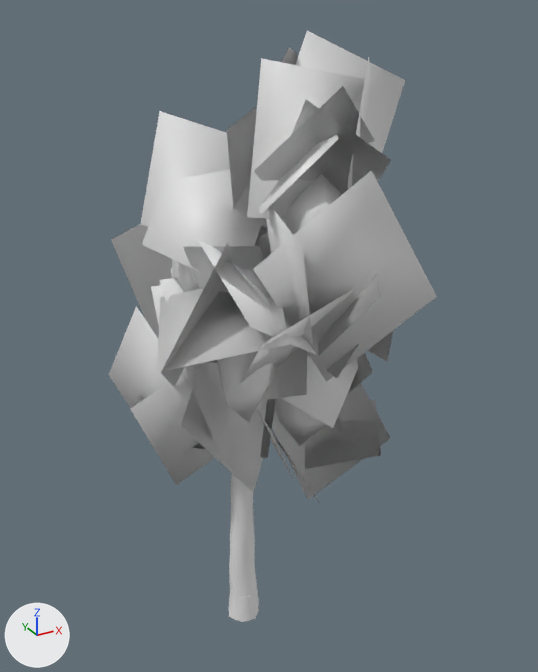
The glTF model models/variants/birch_v3.glb as it was, and as the next commit left it.
Before and after are seen from a camera (50 mm lens) standing at (-3.6, -7.29, 7.79) and looking at (0.44, 0.06, 4.12). Arrows for +X, +Y and +Z are at lower left; the lights stay in place. The first picture is the older version. Where no turn or scale is listed for an object, it has been applied to the vertices. Vertices at exactly the same position are counted once.

Names of what the first picture shows: 'Body_Canopy0', 'Body_Canopy1', 'Body_Canopy2', 'Body_Canopy4', 'Body_Canopy5', 'Body_Canopy6', 'Body_Trunk' and 1 more.
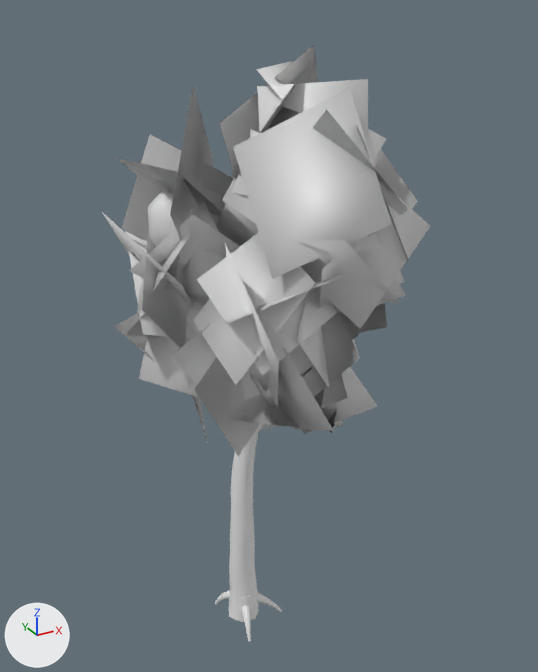
What differs and where, as boxes (x1, y1, x2, y2) in the pictures (538 x 672 px):
'Body_Canopy0.001', added
    after: (172, 89, 408, 456)
'Body_Canopy2', reshaped, moved, turned
    before: (157, 239, 355, 493)
    after: (102, 87, 240, 443)
'Body_Canopy5', deleted
    before: (253, 86, 437, 382)
'Body_Canopy1', reshaped, moved, turned
    before: (109, 268, 276, 485)
    after: (216, 45, 430, 434)
'Body_Canopy4', deleted
    before: (111, 111, 268, 363)
'Body_Canopy6', deleted
    before: (227, 31, 405, 259)
'Body_Canopy0', deleted
    before: (256, 353, 391, 505)
part 1 of me_body_canopy1, rebuilt
    before: (193, 399, 276, 458)
    after: (302, 367, 378, 434)
part 2 of me_body_canopy1, rebuilt (not visible afterwards)
    before: (160, 277, 195, 389)
part 3 of me_body_canopy1, deleted
    before: (109, 306, 195, 457)
part 4 of me_body_canopy1, reshaped
    before: (130, 268, 215, 485)
    after: (216, 45, 430, 433)
part 5 of me_body_canopy2, rebuilt
    before: (217, 351, 275, 422)
    after: (184, 202, 224, 306)
part 6 of me_body_canopy2, rebuilt
    before: (183, 246, 272, 298)
    after: (170, 87, 213, 250)
part 7 of me_body_canopy2, rebuilt
    before: (262, 348, 307, 400)
    after: (102, 212, 194, 309)
part 8 of me_body_canopy2, rebuilt (mostly hidden afterwards)
    before: (240, 288, 355, 383)
    after: (177, 253, 184, 288)
part 9 of me_body_canopy2, rebuilt
    before: (181, 363, 276, 493)
    after: (139, 301, 199, 397)
part 10 of me_body_canopy2, reshaped
    before: (157, 239, 316, 437)
    after: (114, 134, 240, 443)

The change, as a list of edits to the scene's bpy script:
```text
Change me_body_canopy1:
    used by ob_body_canopy1; location = (-0.31, 0.28, 2.77); rotation_euler = (0.0, 0.0, -1.617), in degrees (0, 0, -93)
    remove me_body_canopy1.from_pydata(...)  # 40 vertices, 34 faces; spans x -1.11..0.79, y -1.06..0.95, z -0.51..2.29
    add me_body_canopy1.from_pydata(...)  # 196 vertices, 182 faces; spans x -1.01..2.0, y -0.94..1.58, z -0.03..4.91
    me_body_canopy1 part 1: the loose piece of 4 vertices spanning x -0.53..0.74, y -0.43..0.95, z 0.0..1.02 is rebuilt with 4 vertices and now spans x -0.27..0.96, y -0.14..0.85, z 0.01..1.75
    me_body_canopy1 part 2: the loose piece of 4 vertices spanning x -0.45..0.77, y -0.59..0.58, z 0.76..2.29 is rebuilt with 4 vertices and now spans x -0.69..0.76, y -0.05..1.0, z 0.46..2.24
    me_body_canopy1 part 3: the loose piece of 4 vertices spanning x -1.07..0.79, y -0.96..-0.28, z -0.46..1.89 is deleted
    me_body_canopy1 part 4: 16 vertices removed from x -1.11..0.56, y -1.06..0.65, z -0.51..2.29; 184 vertices added at x -1.01..2.0, y -0.94..1.58, z -0.03..4.91
    other edits to the shape of me_body_canopy1 do not show in these pictures
Change me_body_canopy2:
    used by ob_body_canopy2; location = (-0.15, -0.45, 3.01); rotation_euler = (0.0, 0.0, -1.978), in degrees (0, 0, -113)
    remove me_body_canopy2.from_pydata(...)  # 44 vertices, 36 faces; spans x -0.94..1.25, y -0.92..1.12, z -0.56..2.71
    add me_body_canopy2.from_pydata(...)  # 124 vertices, 118 faces; spans x -0.95..1.06, y -0.68..1.45, z -1.36..3.36
    me_body_canopy2 part 5: the loose piece of 12 vertices spanning x -0.17..0.6, y -0.37..0.32, z 0.45..1.85 is rebuilt with 12 vertices and now spans x -0.17..0.43, y -0.33..0.23, z 0.82..2.12
    me_body_canopy2 part 6: the loose piece of 4 vertices spanning x -0.35..0.46, y -0.63..0.46, z 1.4..2.6 is rebuilt with 4 vertices and now spans x -0.48..0.61, y -0.68..0.75, z 1.21..3.36
    me_body_canopy2 part 7: the loose piece of 4 vertices spanning x -0.94..0.44, y -0.21..0.74, z 0.4..2.09 is rebuilt with 4 vertices and now spans x -0.95..0.14, y -0.59..1.05, z 0.6..2.07
    me_body_canopy2 part 8: the loose piece of 4 vertices spanning x -0.28..1.14, y -0.16..1.12, z 0.83..2.16 is rebuilt with 4 vertices and now spans x -0.31..0.52, y -0.3..0.91, z 0.73..2.49
    me_body_canopy2 part 9: the loose piece of 4 vertices spanning x -0.83..0.58, y -0.74..0.54, z -0.56..1.57 is rebuilt with 4 vertices and now spans x -0.62..0.54, y -0.41..0.66, z -0.27..1.03
    me_body_canopy2 part 10: 16 vertices removed from x -0.44..1.25, y -0.92..0.73, z 0.32..2.71; 96 vertices added at x -0.82..1.06, y -0.64..1.45, z -1.36..2.79
Remove ob_body_canopy0:
    ob_body_canopy0 = bpy.data.objects.new('Body_Canopy0', me_body_canopy0)
Change ob_body_canopy1:
    ob_body_canopy1.location: (-0.31, 0.28, 2.77) -> (0.52, 0.0, 2.53)
    ob_body_canopy1.rotation_euler: (0.0, 0.0, -1.617) -> (0.0, 0.0, -1.317)  # degrees (0, 0, -93) -> degrees (0, 0, -75)
Change ob_body_canopy2:
    ob_body_canopy2.location: (-0.15, -0.45, 3.01) -> (-0.4, 0.36, 3.71)
    ob_body_canopy2.rotation_euler: (0.0, 0.0, -1.978) -> (0.0, 0.0, -0.0316)  # degrees (0, 0, -113) -> degrees (0, 0, -1.8)
Remove ob_body_canopy4:
    ob_body_canopy4 = bpy.data.objects.new('Body_Canopy4', me_body_canopy4)
Remove ob_body_canopy5:
    ob_body_canopy5 = bpy.data.objects.new('Body_Canopy5', me_body_canopy5)
Remove ob_body_canopy6:
    ob_body_canopy6 = bpy.data.objects.new('Body_Canopy6', me_body_canopy6)
Add ob_body_canopy0_001:
    ob_body_canopy0_001 = bpy.data.objects.new('Body_Canopy0.001', me_body_canopy11)  # 148 vertices, 144 faces; spans x -1.39..0.95, y -1.43..0.79, z -0.79..3.36
    ob_body_canopy0_001.location = (0.37, -0.58, 3.73)
```
